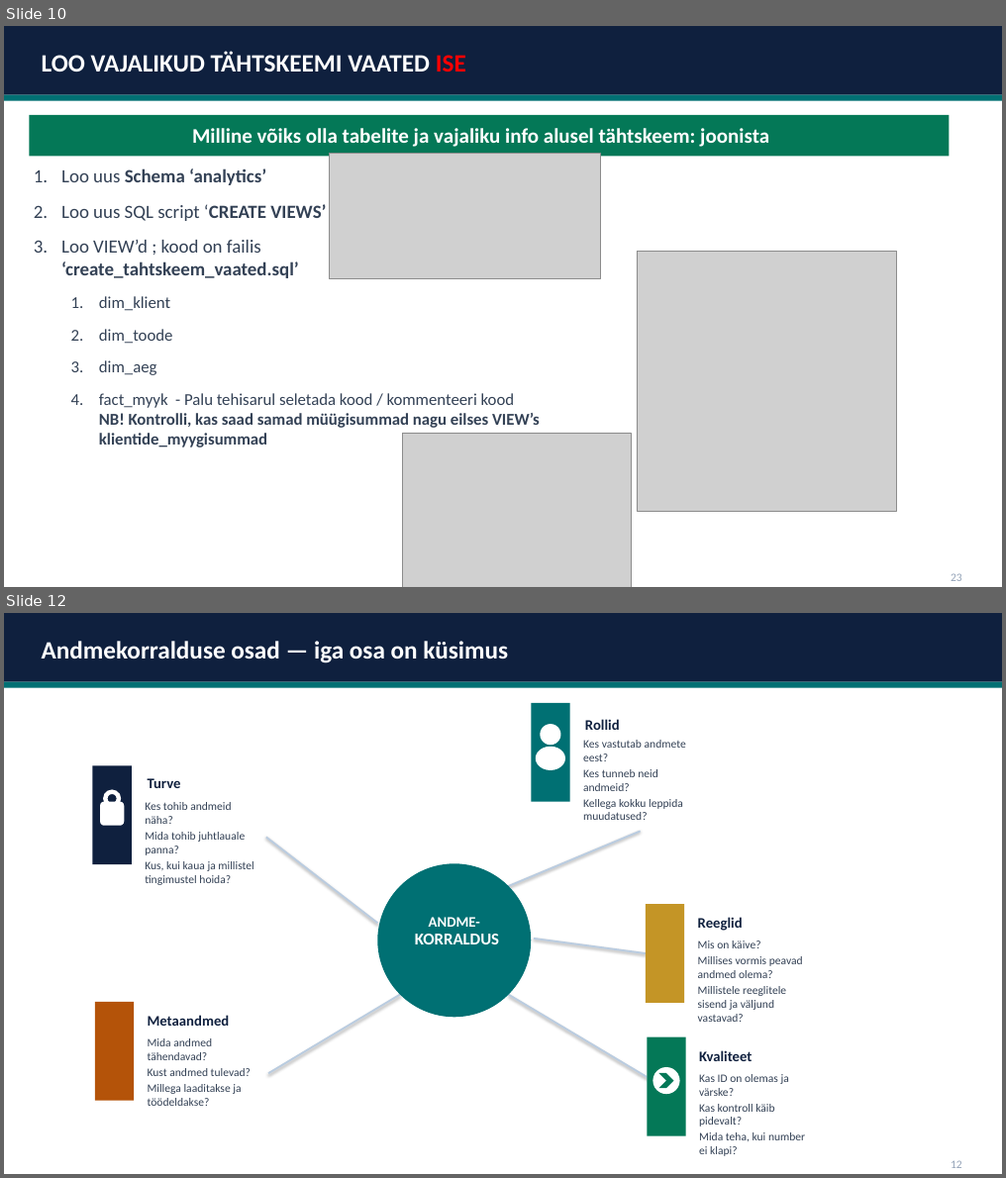
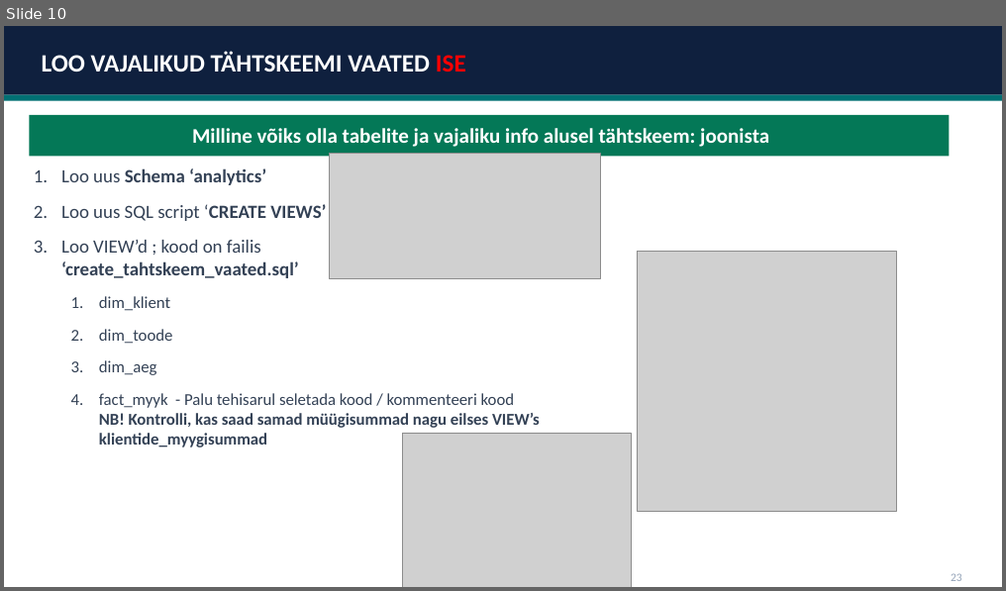
Before and after one commit to emilieabel/andmetarkus, a slide deck: Materjalid/Day9 Andmekorraldus Dim Fakt/9-paev-andmetarkus-esitlus.pptx. Shown one above the other, each under a label of ours: slides 10 and 12 before the commit, slide 10 after it; the slides between them are not shown. The pictures are 1006x1178 and 1006x591 pixels, drawn with LibreOffice and Linux fonts; fonts in the diff are those of the drawing; grey boxes stand for pictures. Boxes give left, top, right and bottom in pixels: in the first picture for what was removed or moved away, otherwise in the second. Text is boxed around its words. In the diff, an @@ line names an element or a change of style, - is before the commit and + after.

```diff
--- a/Materjalid/Day9 Andmekorraldus Dim Fakt/9-paev-andmetarkus-esitlus.pptx
+++ b/Materjalid/Day9 Andmekorraldus Dim Fakt/9-paev-andmetarkus-esitlus.pptx
@@ slide 12 removed at <box>4,613,1002,1174</box>, background #FFFFFF @@
@@ rectangle removed at <box>4,613,1002,682</box> @@
@@ text removed at <box>42,641,508,663</box> @@
-Andmekorralduse osad — iga osa on küsimus
@@ rectangle removed at <box>4,682,1002,688</box> @@
@@ group removed at <box>531,703,686,820</box>: 2 ellipses, 2 texts, 1 rectangle @@
-Rollid
-Kes vastutab andmete eest?
-Kes tunneb neid andmeid?
-Kellega kokku leppida muudatused?
@@ group removed at <box>92,765,253,885</box>: 2 texts, 1 rectangle, 1 donut, 1 rounded rectangle @@
-Turve
-Kes tohib andmeid näha?
-Mida tohib juhtlauale panna?
-Kus, kui kaua ja millistel tingimustel hoida?
@@ line removed from (377, 923) to (266, 838) @@
@@ line removed from (509, 886) to (641, 832) @@
@@ ellipse removed at <box>377,863,531,1017</box> @@
@@ rectangle removed at <box>646,904,684,1003</box> @@
@@ text removed at <box>415,934,499,945</box> @@
-KORRALDUS
@@ text removed at <box>429,917,480,927</box> @@
-ANDME-
@@ line removed from (534, 939) to (646, 954) @@
@@ text removed at <box>698,917,743,931</box> @@
-Reeglid
@@ text removed at <box>698,941,803,1010</box> @@
-Mis on käive?
-Millises vormis peavad andmed olema?
-Millistele reeglitele sisend ja väljund vastavad?
@@ line removed from (400, 995) to (268, 1073) @@
@@ line removed from (509, 995) to (653, 1081) @@
@@ rectangle removed at <box>94,1002,134,1101</box> @@
@@ text removed at <box>148,1015,230,1026</box> @@
-Metaandmed
@@ text removed at <box>148,1039,251,1106</box> @@
-Mida andmed tähendavad?
-Kust andmed tulevad?
-Millega laaditakse ja töödeldakse?
@@ pentagon arrow removed at <box>307,1058,334,1081</box> @@
@@ group removed at <box>648,1038,829,1157</box>: 2 texts, 1 rounded rectangle, 1 rectangle, 1 ellipse, 1 chevron @@
-Kvaliteet
-Kas ID on olemas ja värske?
-Kas kontroll käib pidevalt?
-Mida teha, kui number ei klapi?
@@ text removed at <box>950,1160,962,1168</box> @@
-12
```
Also in this commit, not shown: 17 other slides removed, 15 other files.
